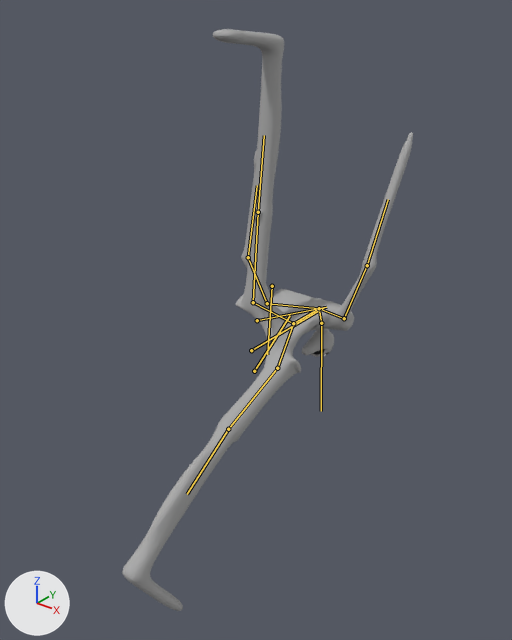
Two versions of the glTF model assets/smile.glb, one commit apart.
Rendered twice from a 50 mm camera at (32.8, -35.1, 39.0) aimed at (0.9, 4.8, 14.3). Lighting does not change. The marker at lower left points along +X, +Y and +Z. The picture after the commit comes second. Both versions are drawn at frame 5 of the action 'run'; the numbers are the values there. The bones that change, and the others that lie on the model, are drawn over the model as lines.
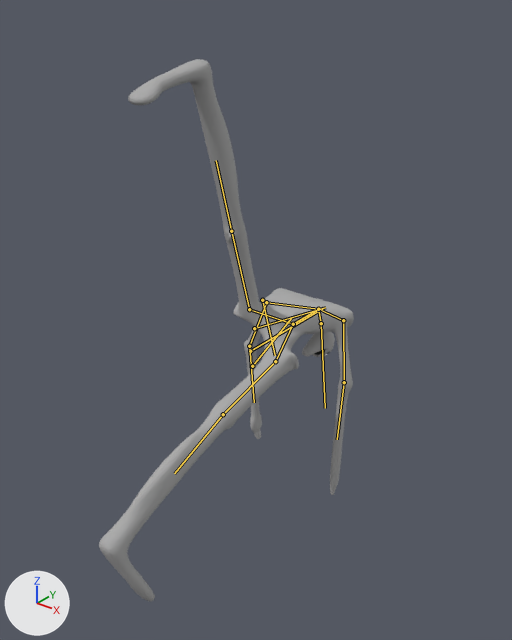
Where the change shows, as pixel boxes [x1, y1, x2, y2] in the pictures (512 x 640 px):
```json
{"object": "Object_28", "change": "posed", "before": [122, 29, 365, 611], "after": [99, 59, 354, 601]}
{"object": "Object_27", "change": "posed", "before": [236, 132, 413, 396], "after": [220, 201, 353, 495], "on screen": "25% narrower, 11% taller"}
{"bone": "Bone.002_02", "before": "(319, 308) to (344, 318)", "after": "(318, 309) to (343, 320)"}
{"bone": "Bone.003_03", "before": "(344, 318) to (367, 265)", "after": "(343, 320) to (344, 382)"}
{"bone": "Bone.004_04", "before": "(367, 265) to (388, 199)", "after": "(344, 382) to (337, 439)"}
{"bone": "Bone.005_05", "before": "(319, 308) to (267, 303)", "after": "(318, 309) to (266, 302)"}
{"bone": "Bone.006_06", "before": "(267, 303) to (248, 257)", "after": "(266, 302) to (249, 346)"}
{"bone": "Bone.007_07", "before": "(248, 257) to (257, 185)", "after": "(249, 346) to (254, 402)"}
{"bone": "Bone.009_09", "before": "(293, 323) to (253, 302)", "after": "(293, 324) to (249, 309)"}
{"bone": "Bone.010_010", "before": "(253, 302) to (258, 212)", "after": "(249, 309) to (231, 231)"}
{"bone": "Bone.012_012", "before": "(293, 323) to (277, 368)", "after": "(293, 324) to (275, 361)"}
{"bone": "Bone.013_013", "before": "(277, 368) to (228, 429)", "after": "(275, 361) to (223, 414)"}
{"bone": "Bone.014_014", "before": "(228, 429) to (187, 494)", "after": "(223, 414) to (174, 473)"}
{"bone": "Bone_00", "before": "(321, 323) to (321, 411)", "after": "(321, 323) to (325, 408)"}
```

The change, as JSON lines over the scene's bpy script:
```json
{"block": "bone_bone_002_02", "where": "bone_bone_002_02 = bpy.data.objects['Object_4'].pose.bones['Bone.002_02']  # child of 'Bone.001_01'"}
{"op": "set", "path": "bone_bone_002_02.rotation_quaternion", "old": "(0.986, 0.03, -0.155, -0.055)", "new": "(0.995, 0.03, -0.094, -0.033)", "note": "degrees (5, -18, -7) -> degrees (4, -11, -4)"}
{"block": "bone_bone_003_03", "where": "bone_bone_003_03 = bpy.data.objects['Object_4'].pose.bones['Bone.003_03']  # child of 'Bone.002_02'"}
{"op": "set", "path": "bone_bone_003_03.rotation_quaternion", "old": "(0.781, -0.602, -0.167, 0.0)", "new": "(0.765, 0.621, 0.173, 0.0)", "note": "degrees (-77, -15, 12) -> degrees (80, 15, 13)"}
{"block": "bone_bone_004_04", "where": "bone_bone_004_04 = bpy.data.objects['Object_4'].pose.bones['Bone.004_04']  # child of 'Bone.003_03'"}
{"op": "set", "path": "bone_bone_004_04.rotation_quaternion", "old": "(0.98, -0.201, 0.0, 0.0)", "new": "(0.99, 0.14, 0.0, 0.0)", "note": "degrees (-23, 0, 0) -> degrees (16, 0, 0)"}
{"block": "bone_bone_005_05", "where": "bone_bone_005_05 = bpy.data.objects['Object_4'].pose.bones['Bone.005_05']  # child of 'Bone.001_01'"}
{"op": "set", "path": "bone_bone_005_05.rotation_quaternion", "old": "(0.999, 0.03, -0.013, -0.007)", "new": "(0.999, 0.03, 0.018, 0.009)", "note": "degrees (3, -2, -1) -> degrees (3, 2, 1)"}
{"block": "bone_bone_006_06", "where": "bone_bone_006_06 = bpy.data.objects['Object_4'].pose.bones['Bone.006_06']  # child of 'Bone.005_05'"}
{"op": "set", "path": "bone_bone_006_06.rotation_quaternion", "old": "(0.781, -0.602, 0.166, 0.0)", "new": "(0.765, 0.621, -0.171, 0.0)", "note": "degrees (-77, 15, -12) -> degrees (80, -15, -13)"}
{"block": "bone_bone_007_07", "where": "bone_bone_007_07 = bpy.data.objects['Object_4'].pose.bones['Bone.007_07']  # child of 'Bone.006_06'"}
{"op": "set", "path": "bone_bone_007_07.rotation_quaternion", "old": "(0.98, -0.201, -0.005, 0.0)", "new": "(0.99, 0.139, 0.004, 0.0)", "note": "degrees (-23, -1, 0) -> degrees (16, 0, 0)"}
{"block": "bone_bone_009_09", "where": "bone_bone_009_09 = bpy.data.objects['Object_4'].pose.bones['Bone.009_09']  # child of 'Bone.008_08'"}
{"op": "set", "path": "bone_bone_009_09.rotation_quaternion", "old": "(0.958, -0.251, 0.136, 0.014)", "new": "(0.978, -0.183, 0.099, 0.01)", "note": "degrees (-30, 15, -2) -> degrees (-21, 11, -1)"}
{"block": "bone_bone_010_010", "where": "bone_bone_010_010 = bpy.data.objects['Object_4'].pose.bones['Bone.010_010']  # child of 'Bone.009_09'"}
{"op": "set", "path": "bone_bone_010_010.rotation_quaternion", "old": "(0.858, -0.514, 0.012, -0.001)", "new": "(0.909, -0.417, 0.01, -0.001)", "note": "degrees (-62, 1, -1) -> degrees (-49, 1, -1)"}
{"block": "bone_bone_012_012", "where": "bone_bone_012_012 = bpy.data.objects['Object_4'].pose.bones['Bone.012_012']  # child of 'Bone.008_08'"}
{"op": "set", "path": "bone_bone_012_012.rotation_quaternion", "old": "(0.958, 0.269, 0.096, 0.019)", "new": "(0.978, 0.196, 0.07, 0.014)", "note": "degrees (32, 10, 5) -> degrees (23, 8, 3)"}
{"block": "bone_bone_013_013", "where": "bone_bone_013_013 = bpy.data.objects['Object_4'].pose.bones['Bone.013_013']  # child of 'Bone.012_012'"}
{"op": "set", "path": "bone_bone_013_013.rotation_quaternion", "old": "(0.996, -0.09, 0.0, 0.0)", "new": "(0.997, -0.08, 0.0, 0.0)", "note": "degrees (-10, 0, 0) -> degrees (-9, 0, 0)"}
{"block": "bone_bone_014_014", "where": "bone_bone_014_014 = bpy.data.objects['Object_4'].pose.bones['Bone.014_014']  # child of 'Bone.013_013'"}
{"op": "set", "path": "bone_bone_014_014.rotation_quaternion", "old": "(0.995, 0.1, 0.0, 0.0)", "new": "(0.997, 0.075, 0.0, 0.0)", "note": "degrees (11, 0, 0) -> degrees (9, 0, 0)"}
{"block": "bone_bone_00", "where": "bone_bone_00 = bpy.data.objects['Object_4'].pose.bones['Bone_00']  # child of '_rootJoint'"}
{"op": "set", "path": "bone_bone_00.rotation_quaternion", "old": "(0.993, -0.12, 0.009, 0.013)", "new": "(0.996, -0.09, 0.006, 0.009)", "note": "degrees (-14, 1, 1) -> degrees (-10, 1, 1)"}
```
